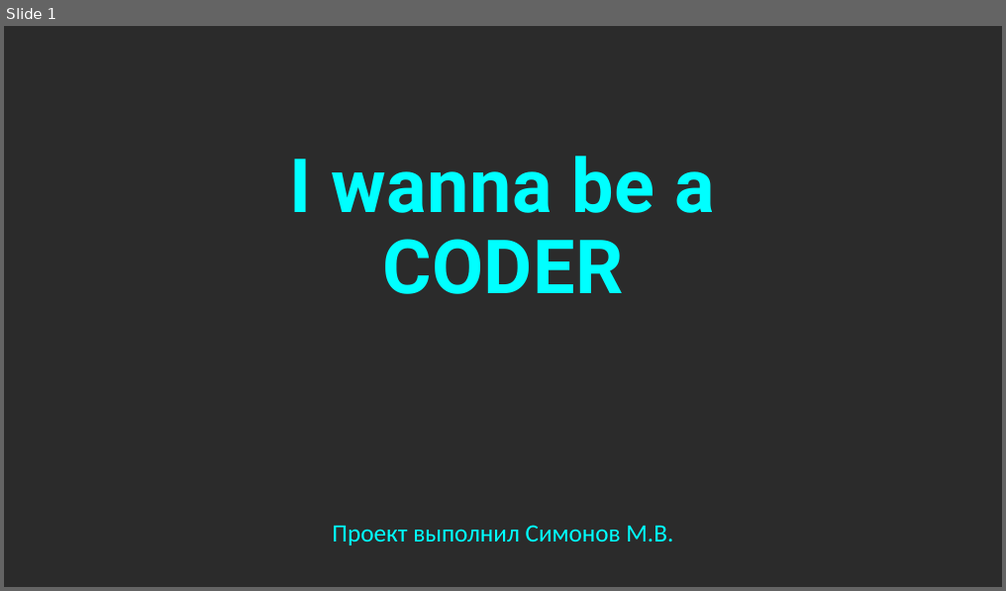
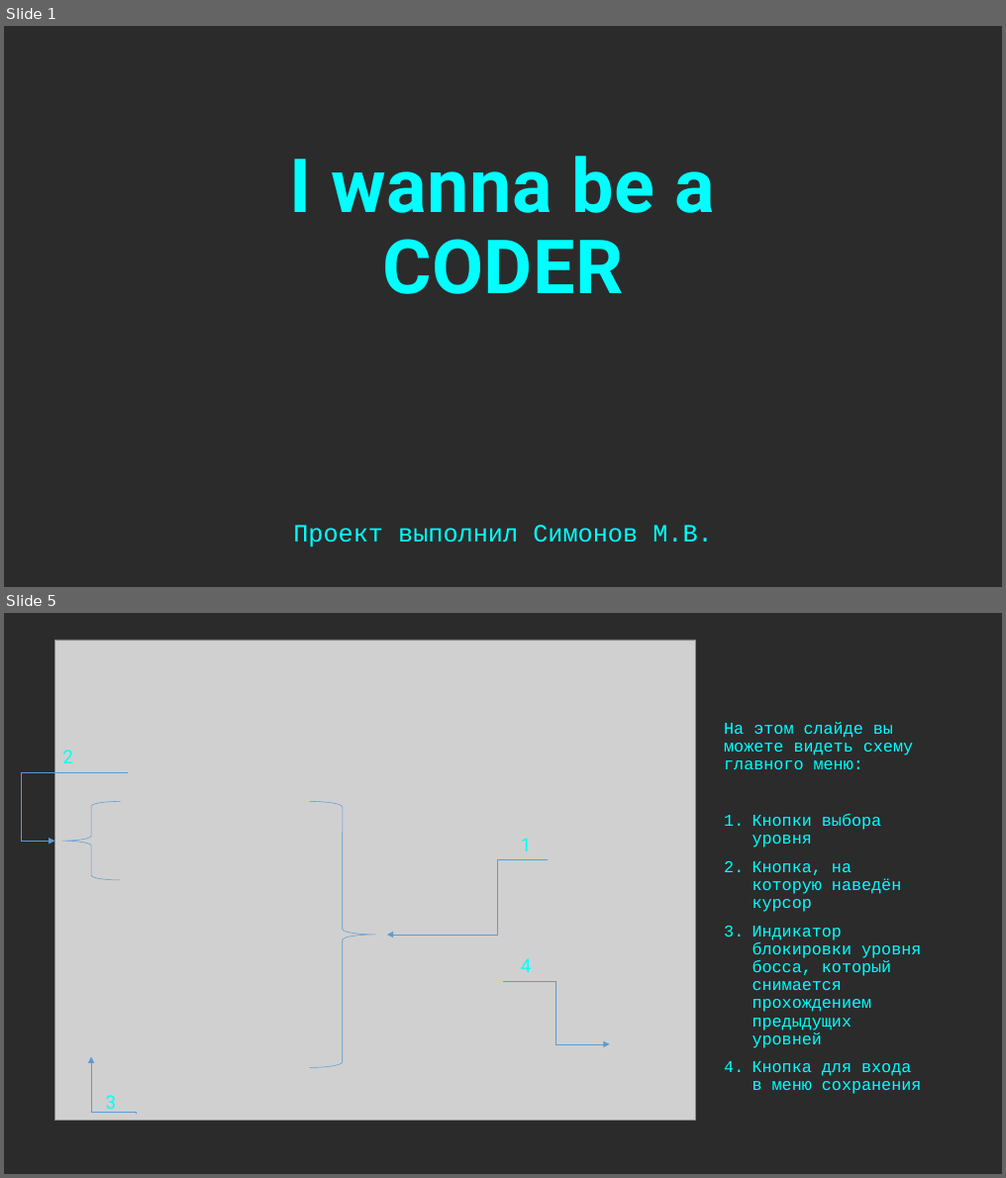
Before and after one commit to UuAcC/I_Wanna_Be_A_Coder, a slide deck: ПРЕЗЕНТАЦИЯ.pptx. Shown one above the other, each under a label of ours: slide 1 before the commit, slides 1 and 5 after it; the slides between them are not shown. The pictures are 1006x591 and 1006x1178 pixels, drawn with LibreOffice and Linux fonts; fonts in the diff are those of the drawing; grey boxes stand for pictures; background and template pictures are left out; a plain dark background stands for a picture behind light text. Boxes give left, top, right and bottom in pixels: in the first picture for what was removed or moved away, otherwise in the second. Text is boxed around its words. In the diff, an @@ line names an element or a change of style, - is before the commit and + after.

Commit message:
Presentation and another font
MINOR

```diff
--- a/ПРЕЗЕНТАЦИЯ.pptx
+++ b/ПРЕЗЕНТАЦИЯ.pptx
@@ slide 5 added at bbox=[4, 613, 1002, 1174], background picture (left out) @@
@@ picture added at bbox=[54, 640, 696, 1121] @@
@@ text added at bbox=[724, 722, 921, 1094], 16 pt, text #00FFFF @@
+На этом слайде вы можете видеть схему главного меню:
+1. Кнопки выбора уровня
+2. Кнопка, на которую наведён курсор
+3. Индикатор блокировки уровня босса, который снимается прохождением предыдущих уровней
+4. Кнопка для входа в меню сохранения
@@ text added at bbox=[62, 750, 73, 763], 18 pt, text #00FFFF @@
+2
@@ elbow arrow added from (129, 773) to (54, 842), #5B9BD5 0.5 pt @@
@@ left brace added at bbox=[62, 802, 121, 880], outline #5B9BD5 0.5 pt @@
@@ right brace added at bbox=[310, 802, 375, 1068], outline #5B9BD5 0.5 pt @@
@@ text added at bbox=[521, 838, 532, 852], 18 pt, text #00FFFF @@
+1
@@ elbow arrow added from (548, 861) to (387, 935), #5B9BD5 0.5 pt @@
@@ text added at bbox=[521, 959, 532, 972], 18 pt, text #00FFFF @@
+4
@@ elbow arrow added from (503, 981) to (610, 1045), #5B9BD5 0.5 pt @@
@@ elbow arrow added from (137, 1114) to (91, 1057), #5B9BD5 0.5 pt @@
@@ text added at bbox=[106, 1095, 117, 1113], 18 pt, text #00FFFF @@
+3
@@ slide 1 changed as well @@
@@ subtitle "Проект выполнил Симонов М.В." at bbox=[293, 525, 713, 548]: font Calibri to Courier New @@
```
Also in this commit, not shown: 9 other slides added, 1 slide removed, 3 other files.
